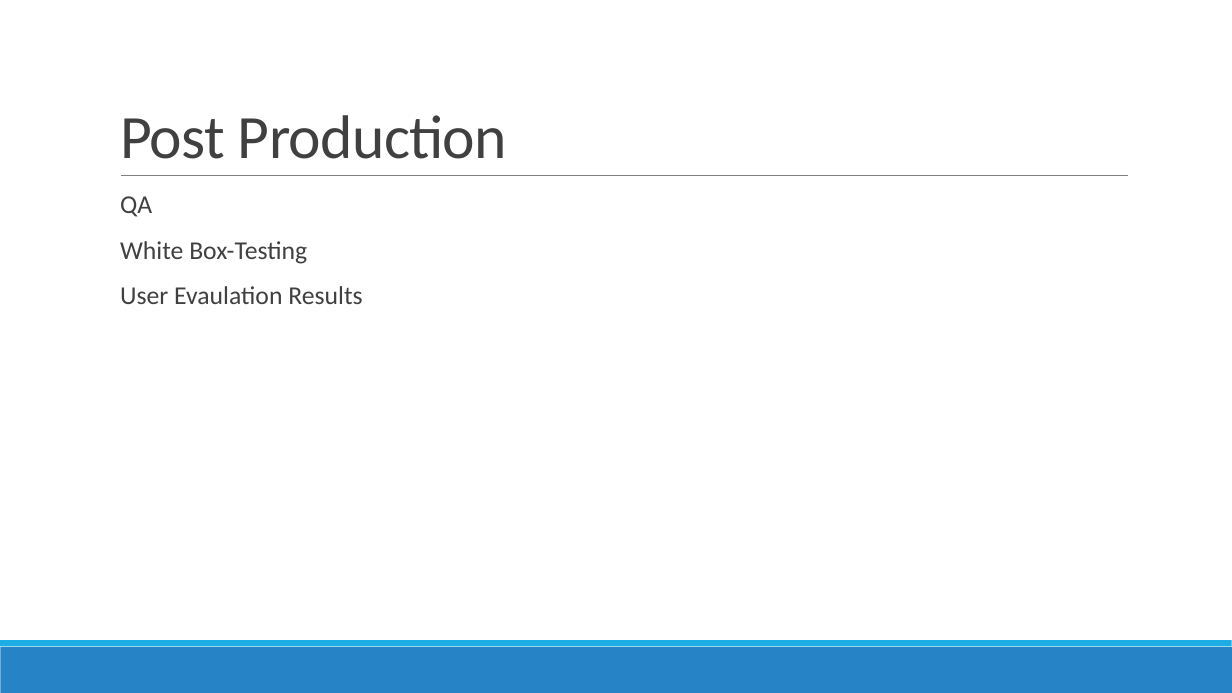
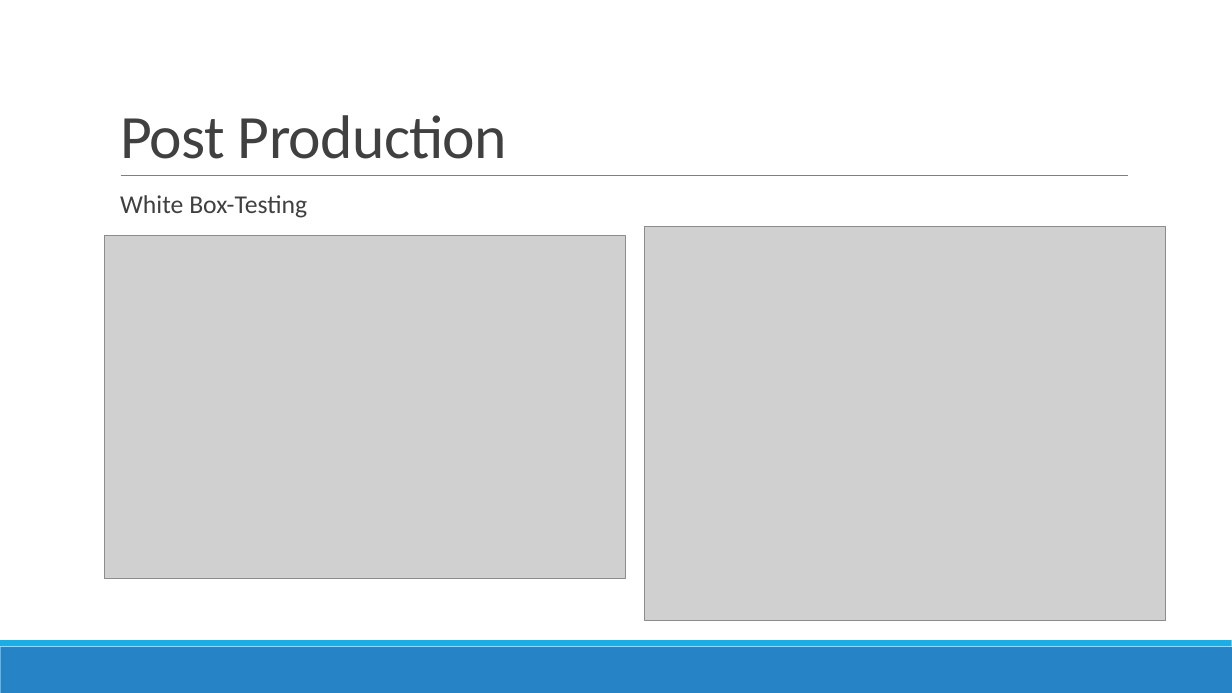
Before and after one commit to aarbugs22/DigitalMedia, a slide deck: slide 9 of Presentation for Digtal Media ProductionCWK2.pptx. Drawn at 1232x693 pixels with LibreOffice and Linux fonts; fonts in the diff are those of the drawing; grey boxes stand for pictures. Boxes give left, top, right and bottom in pixels: in the first picture for what was removed or moved away, otherwise in the second. Text is boxed around its words. In the diff, an @@ line names an element or a change of style, - is before the commit and + after.

```diff
--- a/Presentation for Digtal Media ProductionCWK2.pptx
+++ b/Presentation for Digtal Media ProductionCWK2.pptx
@@ text at [120, 196, 152, 217]: paragraph removed @@
-  QA
@@ picture added at [104, 236, 626, 579] @@
@@ picture added at [645, 226, 1166, 621] @@
@@ text at [120, 286, 362, 304]: paragraph removed @@
-  User Evaulation Results
```
Also in this commit, not shown: 2 other slides changed.
